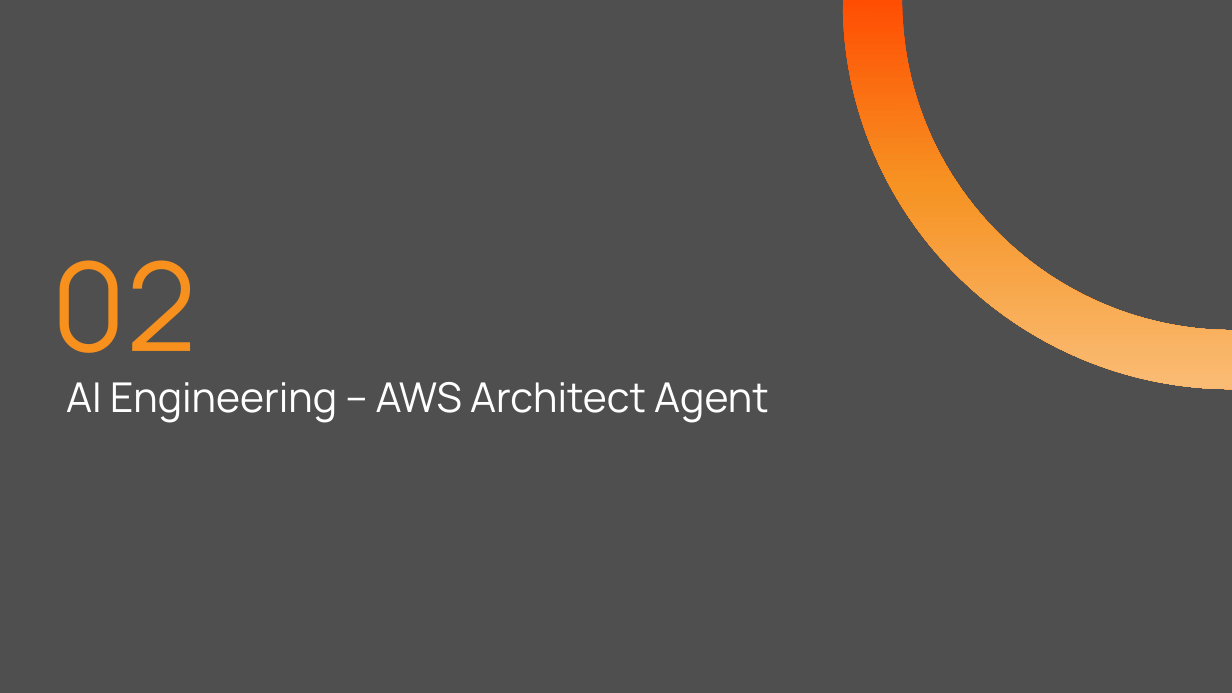
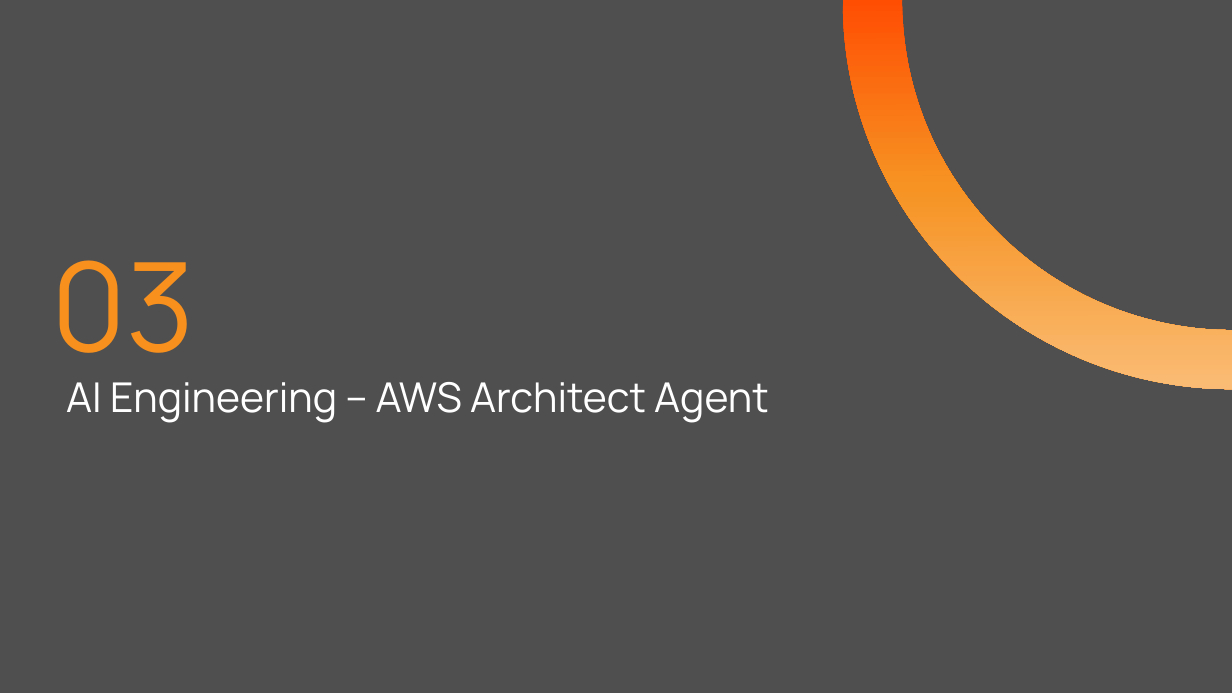
Before and after one commit to shyamnarayan2001/hachathon-genai, a slide deck: slide 16 of docs/Hackathon_Ideas_and_Design.pptx (slide 10 before the commit). Drawn at 1232x693 pixels with LibreOffice and Linux fonts; fonts in the diff are those of the drawing. Boxes give left, top, right and bottom in pixels: in the first picture for what was removed or moved away, otherwise in the second. Text is boxed around its words. In the diff, an @@ line names an element or a change of style, - is before the commit and + after.

Commit message:
Updated PPT, README file for retail_agent

```diff
--- a/docs/Hackathon_Ideas_and_Design.pptx
+++ b/docs/Hackathon_Ideas_and_Design.pptx
@@ title at (51, 260, 194, 384): text changed @@
-02
+03
```
Also in this commit, not shown: 6 slides added, 2 other files.
